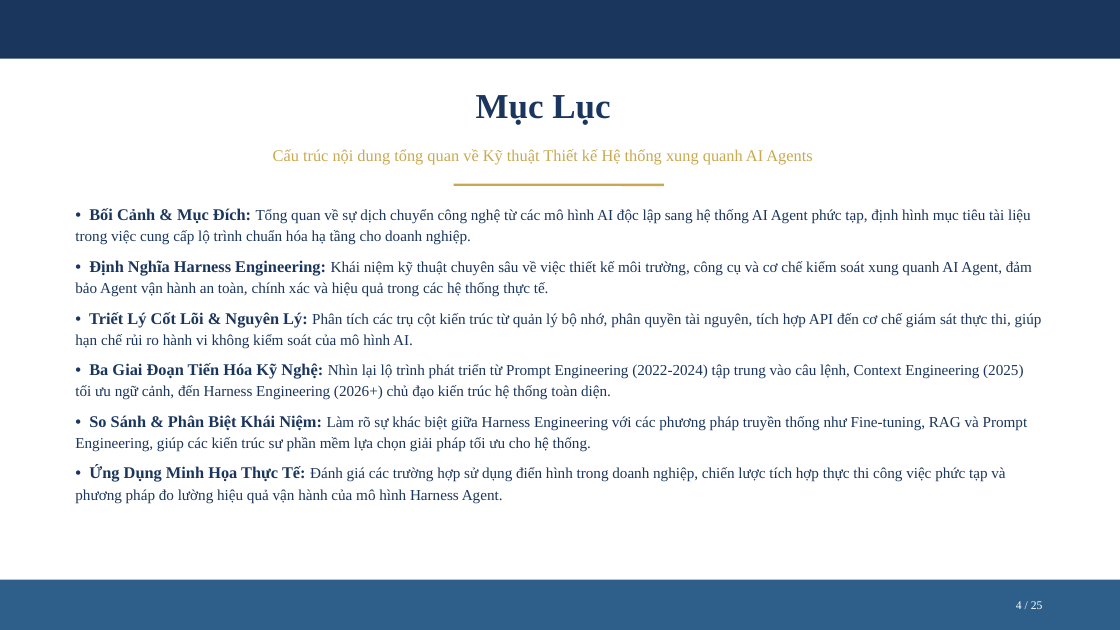
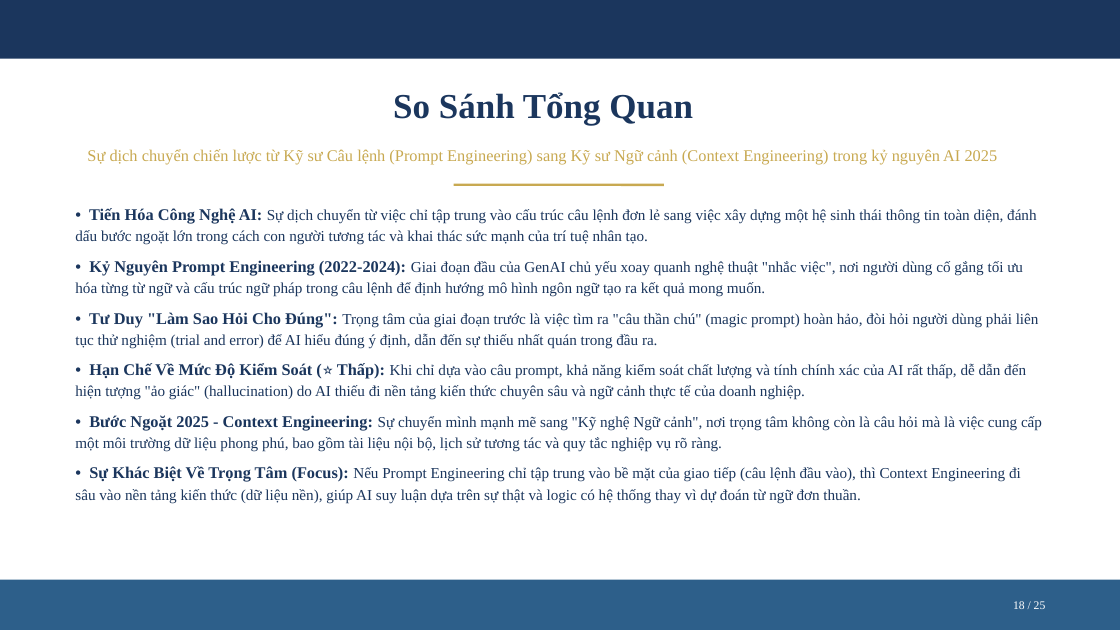
Before and after one commit to nbhson/tool-harness-generate-slide, a slide deck: slide 18 of harness-engineer.pptx (slide 4 before the commit). Drawn at 1120x630 pixels with LibreOffice and Linux fonts; fonts in the diff are those of the drawing. Boxes give left, top, right and bottom in pixels: in the first picture for what was removed or moved away, otherwise in the second. Text is boxed around its words. In the diff, an @@ line names an element or a change of style, - is before the commit and + after.

```diff
--- a/harness-engineer.pptx
+++ b/harness-engineer.pptx
@@ text at box(393, 92, 693, 126): text changed @@
-Mục Lục
+So Sánh Tổng Quan
@@ text at box(87, 149, 998, 165): text changed @@
-Cấu trúc nội dung tổng quan về Kỹ thuật Thiết kế Hệ thống xung quanh AI Agents
+Sự dịch chuyển chiến lược từ Kỹ sư Câu lệnh (Prompt Engineering) sang Kỹ sư Ngữ cảnh (Context Engineering) trong kỷ nguyên AI 2025
@@ text at box(75, 208, 1042, 504): text changed @@
-• Bối Cảnh & Mục Đích: Tổng quan về sự dịch chuyển công nghệ từ các mô hình AI độc lập sang hệ thống AI Agent phức tạp, định hình mục tiêu tài liệu trong việc cung cấp lộ trình chuẩn hóa hạ tầng cho doanh nghiệp.
-• Định Nghĩa Harness Engineering: Khái niệm kỹ thuật chuyên sâu về việc thiết kế môi trường, công cụ và cơ chế kiểm soát xung quanh AI Agent, đảm bảo Agent vận hành an toàn, chính xác và hiệu quả trong các hệ thống thực tế.
-• Triết Lý Cốt Lõi & Nguyên Lý: Phân tích các trụ cột kiến trúc từ quản lý bộ nhớ, phân quyền tài nguyên, tích hợp API đến cơ chế giám sát thực thi, giúp hạn chế rủi ro hành vi không kiểm soát của mô hình AI.
-• Ba Giai Đoạn Tiến Hóa Kỹ Nghệ: Nhìn lại lộ trình phát triển từ Prompt Engineering (2022-2024) tập trung vào câu lệnh, Context Engineering (2025) tối ưu ngữ cảnh, đến Harness Engineering (2026+) chủ đạo kiến trúc hệ thống toàn diện.
-• So Sánh & Phân Biệt Khái Niệm: Làm rõ sự khác biệt giữa Harness Engineering với các phương pháp truyền thống như Fine-tuning, RAG và Prompt Engineering, giúp các kiến trúc sư phần mềm lựa chọn giải pháp tối ưu cho hệ thống.
-• Ứng Dụng Minh Họa Thực Tế: Đánh giá các trường hợp sử dụng điển hình trong doanh nghiệp, chiến lược tích hợp thực thi công việc phức tạp và phương pháp đo lường hiệu quả vận hành của mô hình Harness Agent.
+• Tiến Hóa Công Nghệ AI: Sự dịch chuyển từ việc chỉ tập trung vào cấu trúc câu lệnh đơn lẻ sang việc xây dựng một hệ sinh thái thông tin toàn diện, đánh dấu bước ngoặt lớn trong cách con người tương tác và khai thác sức mạnh của trí tuệ nhân tạo.
+• Kỷ Nguyên Prompt Engineering (2022-2024): Giai đoạn đầu của GenAI chủ yếu xoay quanh nghệ thuật "nhắc việc", nơi người dùng cố gắng tối ưu hóa từng từ ngữ và cấu trúc ngữ pháp trong câu lệnh để định hướng mô hình ngôn ngữ tạo ra kết quả mong muốn.
+• Tư Duy "Làm Sao Hỏi Cho Đúng": Trọng tâm của giai đoạn trước là việc tìm ra "câu thần chú" (magic prompt) hoàn hảo, đòi hỏi người dùng phải liên tục thử nghiệm (trial and error) để AI hiểu đúng ý định, dẫn đến sự thiếu nhất quán trong đầu ra.
+• Hạn Chế Về Mức Độ Kiểm Soát (⭐ Thấp): Khi chỉ dựa vào câu prompt, khả năng kiểm soát chất lượng và tính chính xác của AI rất thấp, dễ dẫn đến hiện tượng "ảo giác" (hallucination) do AI thiếu đi nền tảng kiến thức chuyên sâu và ngữ cảnh thực tế của doanh nghiệp.
+• Bước Ngoặt 2025 - Context Engineering: Sự chuyển mình mạnh mẽ sang "Kỹ nghệ Ngữ cảnh", nơi trọng tâm không còn là câu hỏi mà là việc cung cấp một môi trường dữ liệu phong phú, bao gồm tài liệu nội bộ, lịch sử tương tác và quy tắc nghiệp vụ rõ ràng.
+• Sự Khác Biệt Về Trọng Tâm (Focus): Nếu Prompt Engineering chỉ tập trung vào bề mặt của giao tiếp (câu lệnh đầu vào), thì Context Engineering đi sâu vào nền tảng kiến thức (dữ liệu nền), giúp AI suy luận dựa trên sự thật và logic có hệ thống thay vì dự đoán từ ngữ đơn thuần.
@@ text at box(1013, 601, 1046, 609): text changed @@
-4 / 25
+18 / 25
```
Also in this commit, not shown: 18 other slides changed, 6 slides added, 6 slides removed, 17 other files.
